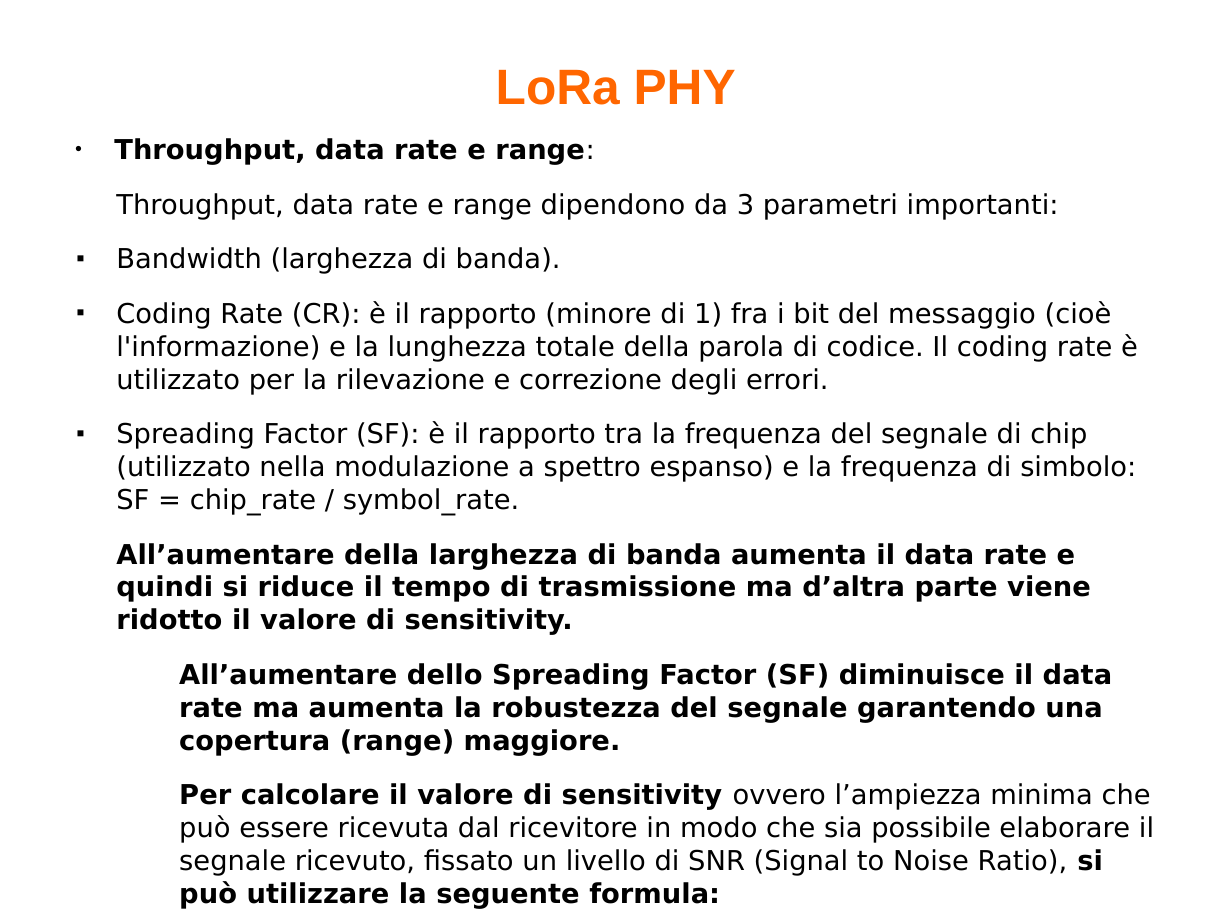
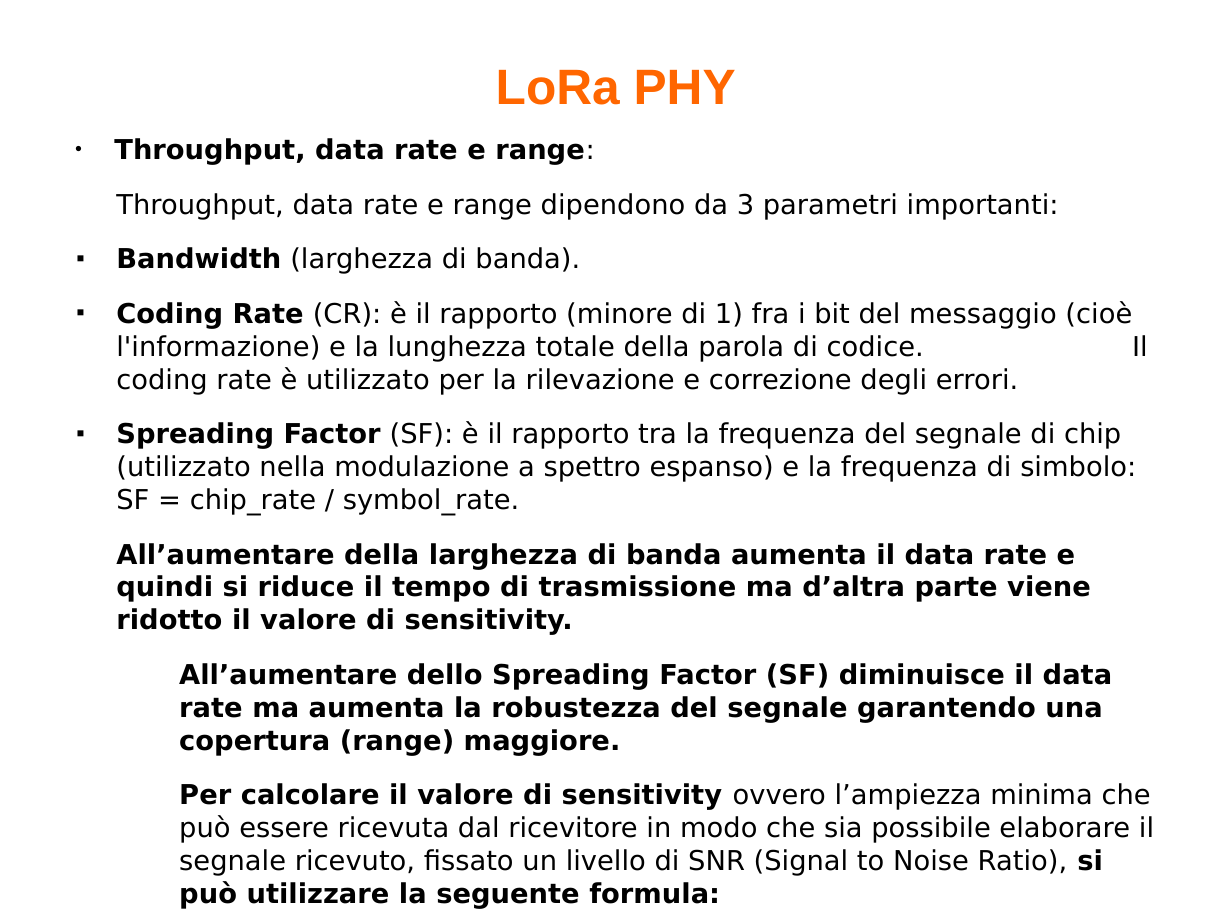
Before and after one commit to biagiom/QuakeSense, a slide deck: slide 15 of Presentazione_QuakeSense.odp. Drawn at 1232x924 pixels with LibreOffice and Linux fonts; fonts in the diff are those of the drawing. Boxes give left, top, right and bottom in pixels: in the first picture for what was removed or moved away, otherwise in the second. Text is boxed around its words. In the diff, an @@ line names an element or a change of style, - is before the commit and + after.

```diff
--- a/Presentazione_QuakeSense.odp
+++ b/Presentazione_QuakeSense.odp
@@ text at (x1=116, y1=247, x2=1148, y2=515): bold on in "Bandwidth", "Coding Rate", "Spreading Factor" @@
```
Also in this commit, not shown: 5 other slides changed, 2 other files.
